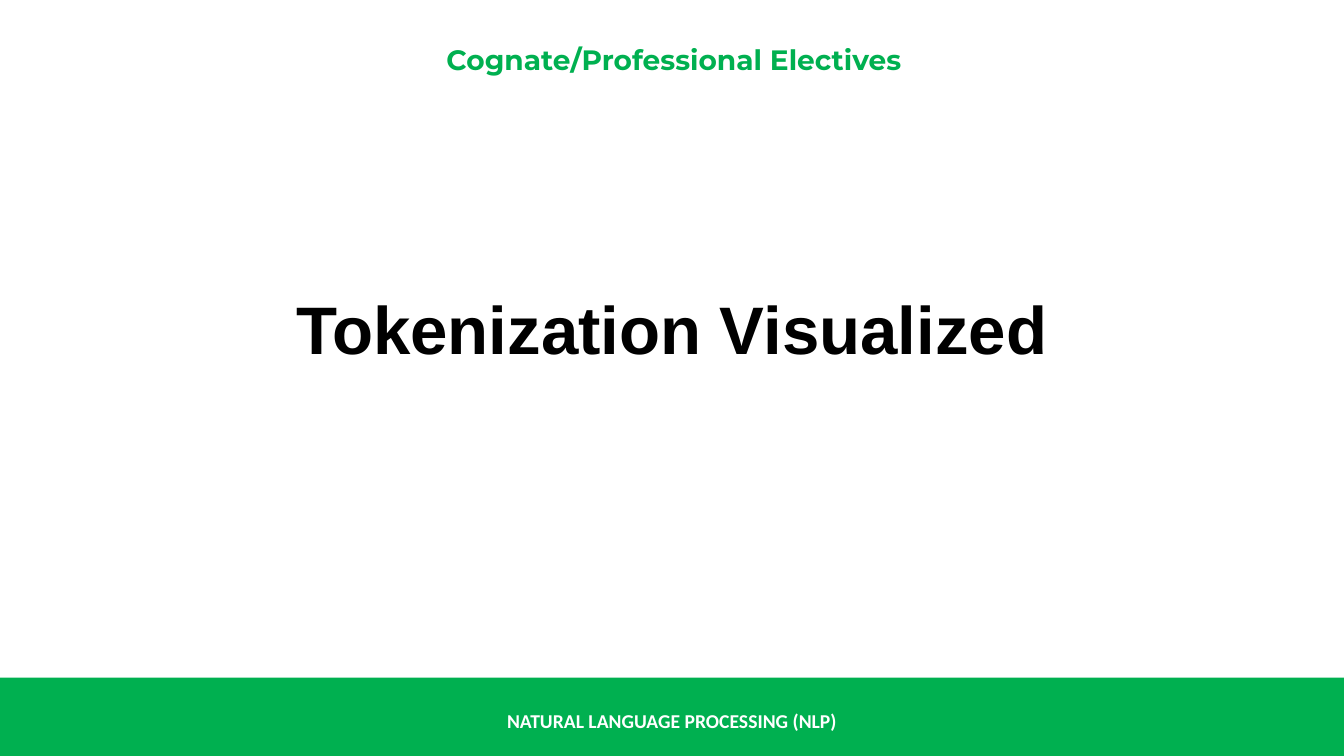
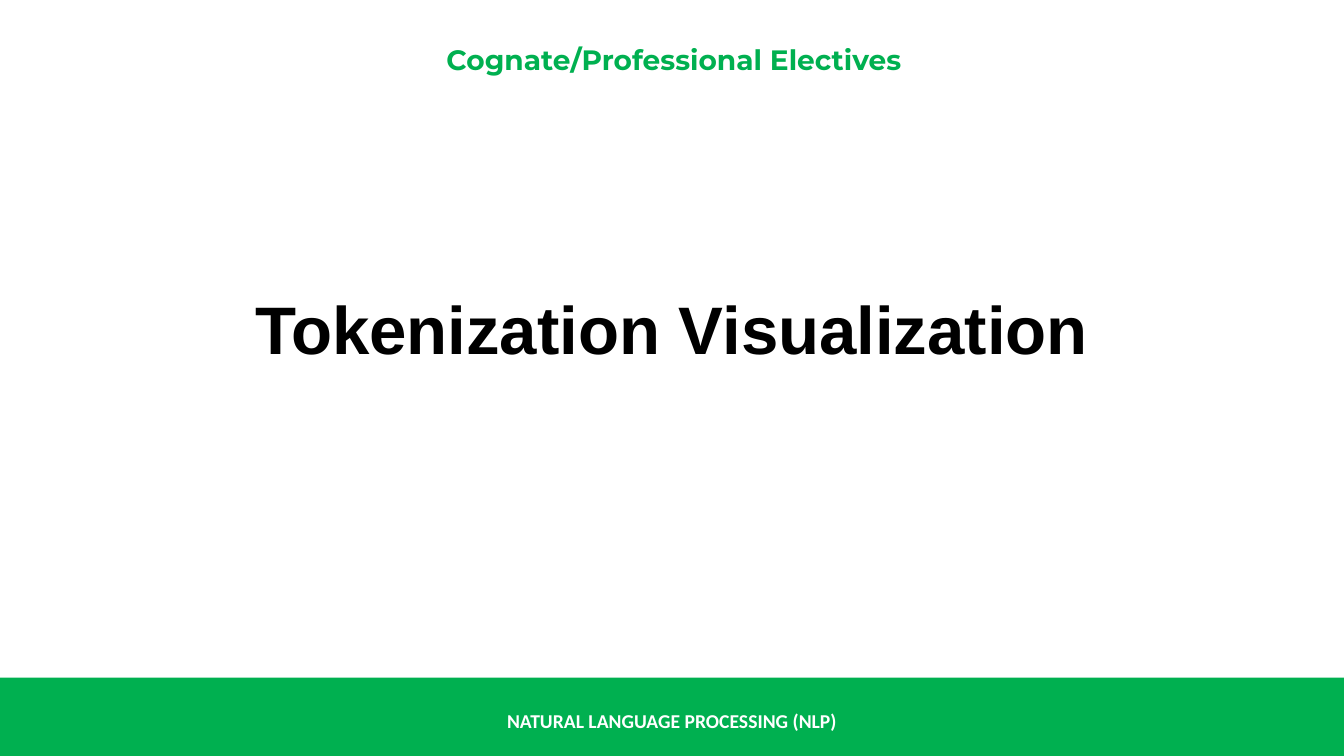
Before and after one commit to renatomaaliw3/public_files, a slide deck: slide 19 of CPE Electives (1 - 3)/01. Lectures Notebook/00. Presentations & Text Books/01. Electives 1 to 3/32. Natural Langugage Processing (NLP).pptx. Drawn at 1344x756 pixels with LibreOffice and Linux fonts; fonts in the diff are those of the drawing. Boxes give left, top, right and bottom in pixels: in the first picture for what was removed or moved away, otherwise in the second. Text is boxed around its words. In the diff, an @@ line names an element or a change of style, - is before the commit and + after.

Commit message:
Save

```diff
--- a/CPE Electives (1 - 3)/01. Lectures Notebook/00. Presentations & Text Books/01. Electives 1 to 3/32. Natural Langugage Processing (NLP).pptx
+++ b/CPE Electives (1 - 3)/01. Lectures Notebook/00. Presentations & Text Books/01. Electives 1 to 3/32. Natural Langugage Processing (NLP).pptx
@@ text at [255, 305, 1088, 355]: text changed @@
-Tokenization Visualized
+Tokenization Visualization
```
